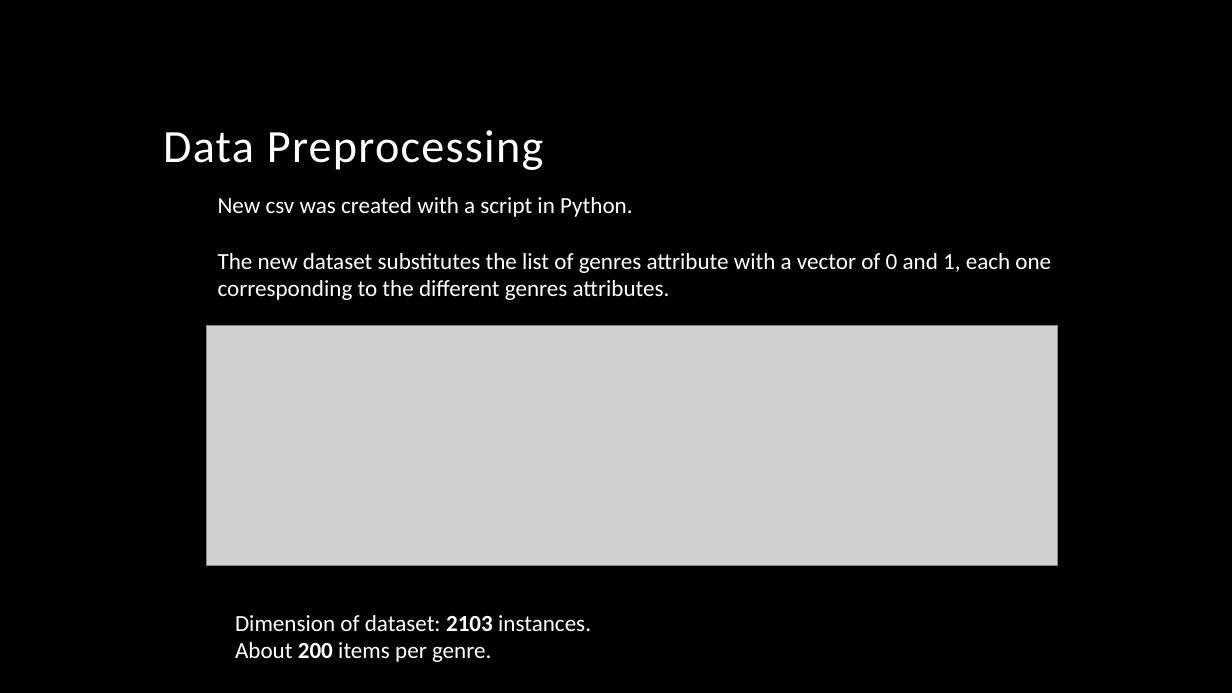
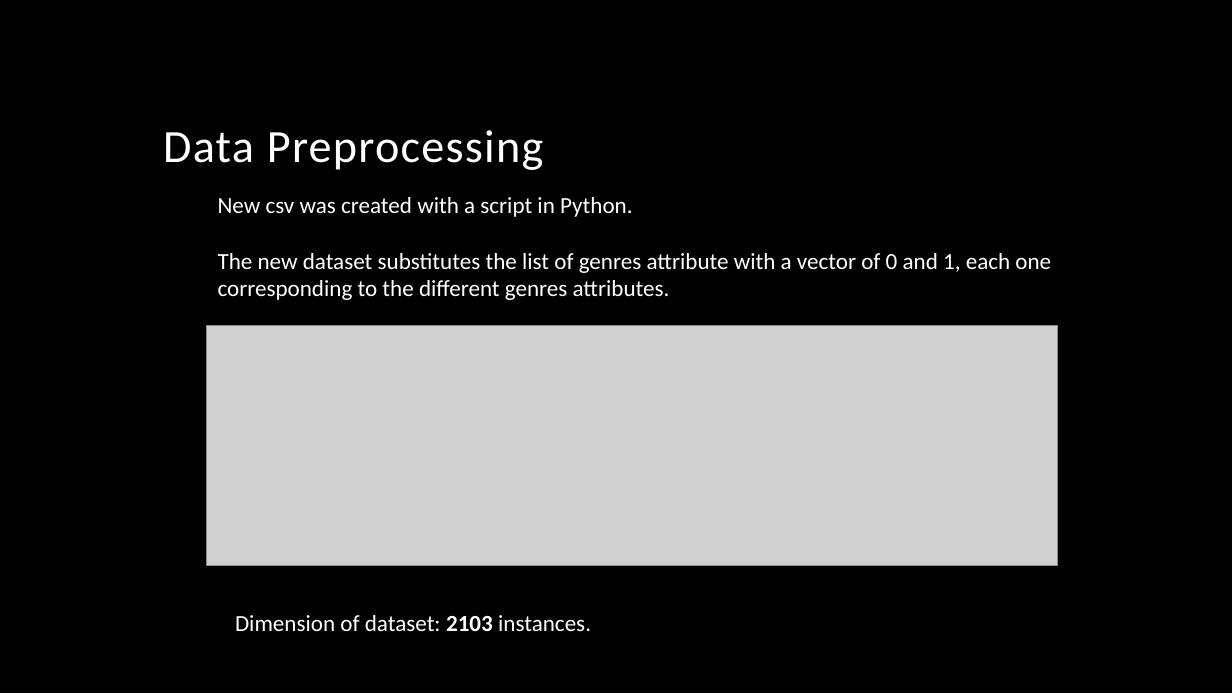
Before and after one commit to matildao-pane/GIAR-3, a slide deck: slide 10 of VideoGamesGenrePrediction/VideoGames.pptx. Drawn at 1232x693 pixels with LibreOffice and Linux fonts; fonts in the diff are those of the drawing; grey boxes stand for pictures; background and template pictures are left out. Boxes give left, top, right and bottom in pixels: in the first picture for what was removed or moved away, otherwise in the second. Text is boxed around its words. In the diff, an @@ line names an element or a change of style, - is before the commit and + after.

Commit message:
ppt

```diff
--- a/VideoGamesGenrePrediction/VideoGames.pptx
+++ b/VideoGamesGenrePrediction/VideoGames.pptx
@@ text at (x1=235, y1=642, x2=491, y2=662): paragraph removed @@
-About 200 items per genre.
```
